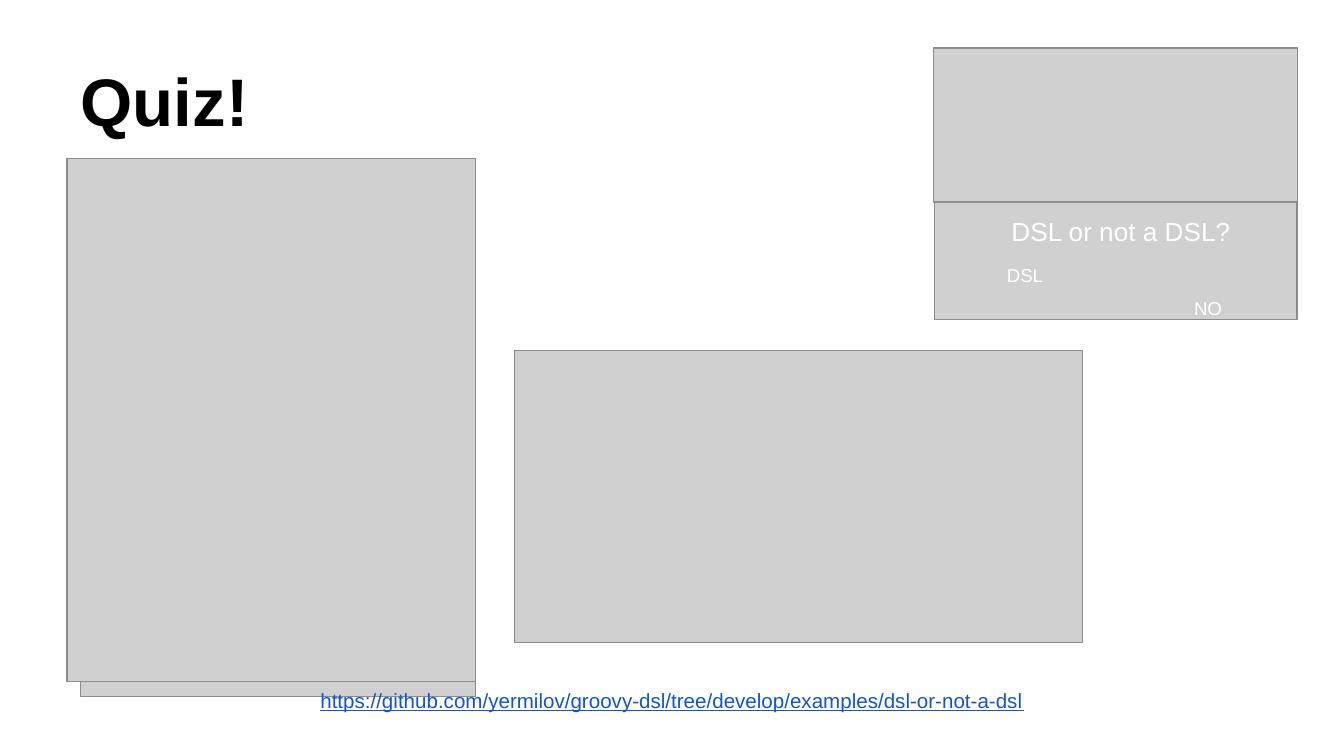
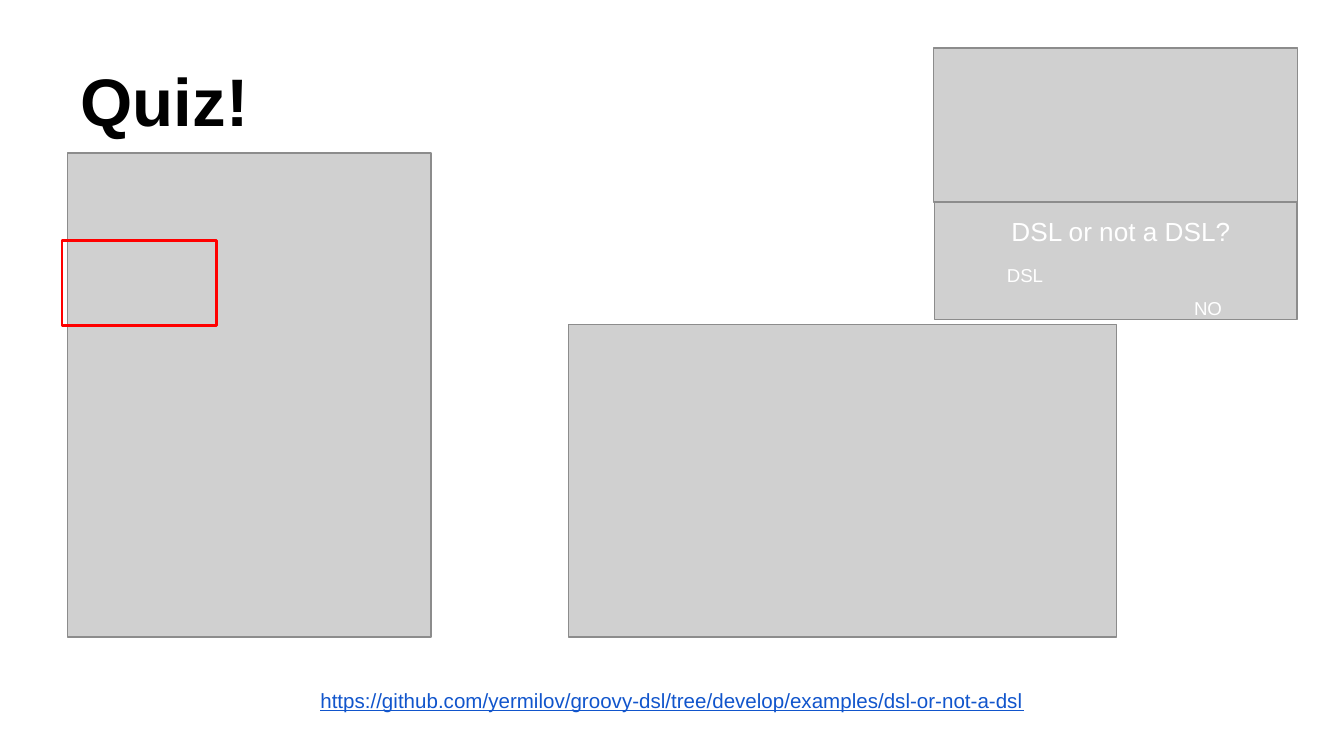
Before and after one commit to vitali2003/groovy-dsl, a slide deck: slide 13 of slides/groovy-dsl.pptx. Drawn at 1344x756 pixels with LibreOffice and Linux fonts; fonts in the diff are those of the drawing; grey boxes stand for pictures. Boxes give left, top, right and bottom in pixels: in the first picture for what was removed or moved away, otherwise in the second. Text is boxed around its words. In the diff, an @@ line names an element or a change of style, - is before the commit and + after.

```diff
--- a/slides/groovy-dsl.pptx
+++ b/slides/groovy-dsl.pptx
@@ picture: place and size @@
-picture at bbox=[67, 159, 476, 681]
+picture at bbox=[67, 153, 431, 637]
@@ picture removed at bbox=[81, 159, 476, 698] @@
@@ rectangle added at bbox=[62, 241, 216, 325], outline #FF0000 1.5 pt @@
@@ picture: place and size @@
-picture at bbox=[515, 351, 1083, 642]
+picture at bbox=[569, 324, 1117, 637]
```
Also in this commit, not shown: 23 other slides changed, 1 other file.
